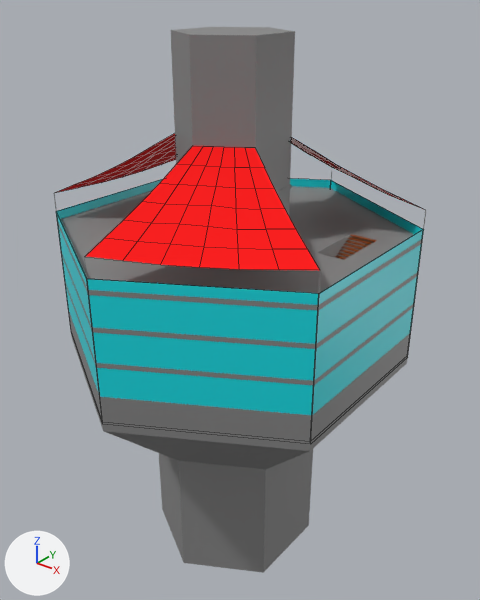
Renders of the FBX model HiveHub.fbx from each side of a commit.
One viewpoint serves both versions: a 50 mm camera at (43.2, -52.8, 35.6) aimed at (0.1, 1.1, 2.2). The axes (+X, +Y, +Z) are drawn at lower left. The lights are the same throughout. Mesh edges are drawn as thin lines on the coarser meshes. Objects named as collision shapes, trigger or cutter boxes, shadow casters or lower levels of detail are left out. Where no turn or scale is listed for an object, it has been applied to the vertices.

Objects in the first picture: 'fabric', 'main body', 'windows'.
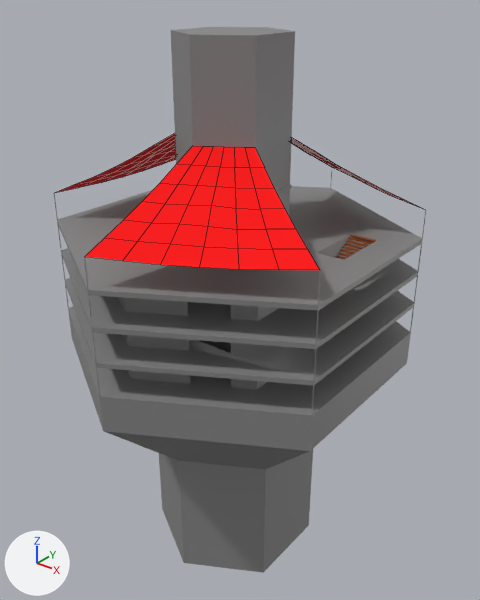
Boxes (x1, y1, x2, y2) around the edits, measured in the pictures (480 x 600 px):
'windows', deleted (cyan): before (56, 178, 424, 415)

The change in detail:
Object 'windows' (ob_windows) is deleted.
